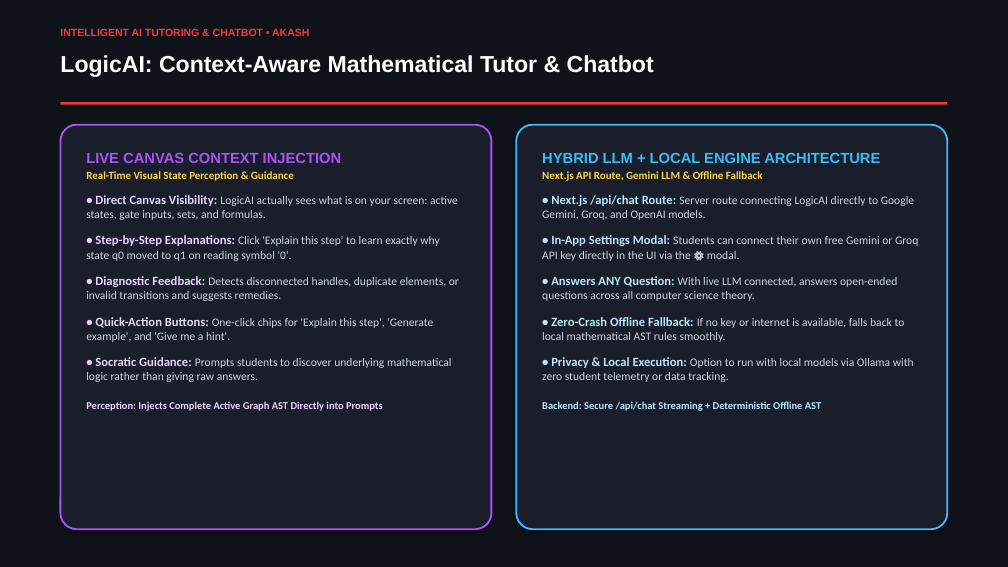
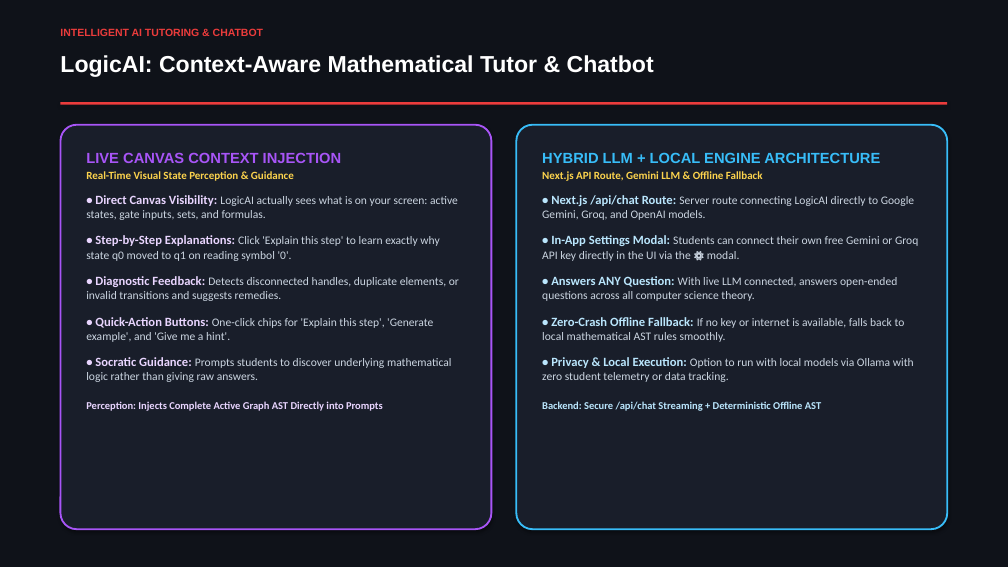
Before and after one commit to akash20065ray-sys/Logic_verse, a slide deck: slide 10 of LogicVerse_Presentation_Without_Names.pptx. Drawn at 1008x567 pixels with LibreOffice and Linux fonts; fonts in the diff are those of the drawing. Boxes give left, top, right and bottom in pixels: in the first picture for what was removed or moved away, otherwise in the second. Text is boxed around its words. In the diff, an @@ line names an element or a change of style, - is before the commit and + after.

```diff
--- a/LogicVerse_Presentation_Without_Names.pptx
+++ b/LogicVerse_Presentation_Without_Names.pptx
@@ text at [60, 28, 263, 36]: text changed @@
-INTELLIGENT AI TUTORING & CHATBOT • AKASH
+INTELLIGENT AI TUTORING & CHATBOT
```
Also in this commit, not shown: 7 other slides changed, 4 other files.
